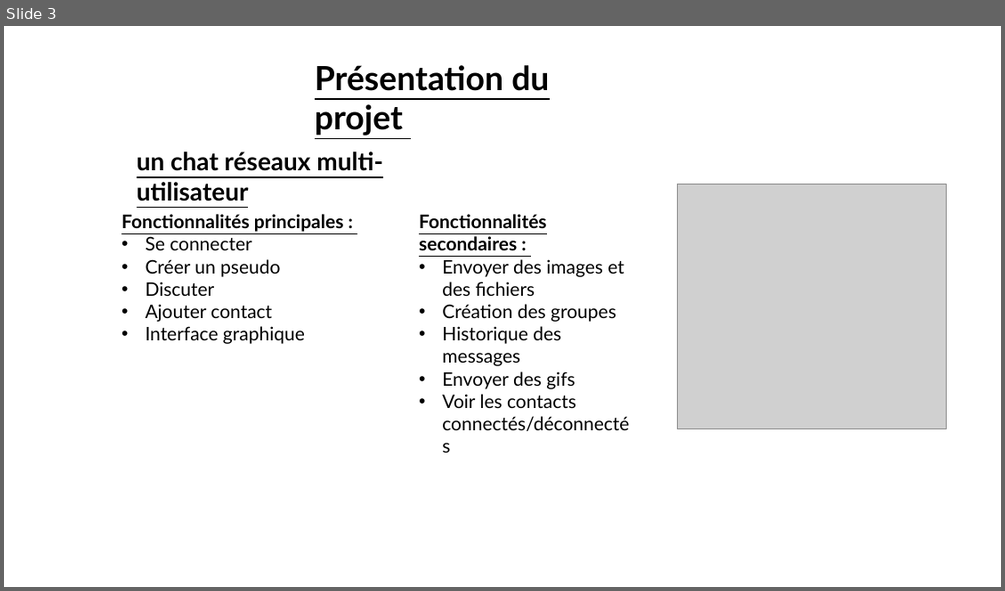
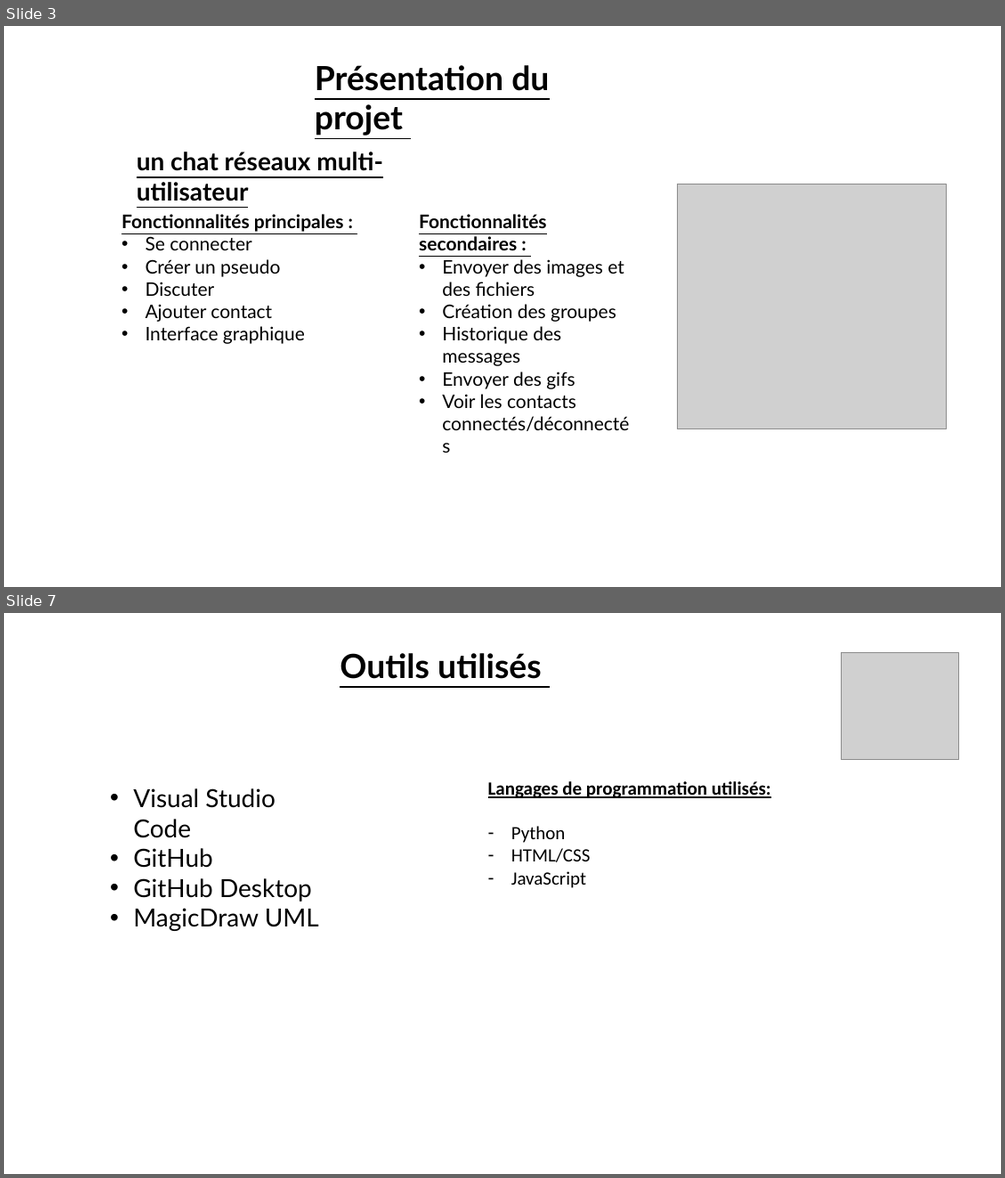
Before and after one commit to vento11b/mini-projet2, a slide deck: Présentation/TOKI.pptx. Shown one above the other, each under a label of ours: slide 3 before the commit, slides 3 and 7 after it; the slides between them are not shown. The pictures are 1005x591 and 1005x1178 pixels, drawn with LibreOffice and Linux fonts; fonts in the diff are those of the drawing; grey boxes stand for pictures. Boxes give left, top, right and bottom in pixels: in the first picture for what was removed or moved away, otherwise in the second. Text is boxed around its words. In the diff, an @@ line names an element or a change of style, - is before the commit and + after.

```diff
--- a/Présentation/TOKI.pptx
+++ b/Présentation/TOKI.pptx
@@ slide 7 added at (x1=4, y1=613, x2=1001, y2=1174), background #FFFFFF @@
@@ text added at (x1=340, y1=653, x2=542, y2=679), 32 pt, text #000000, bold, underline @@
+Outils utilisés
@@ picture added at (x1=841, y1=653, x2=958, y2=760) @@
@@ text added at (x1=133, y1=788, x2=319, y2=931), 24 pt, text #000000 @@
+• Visual Studio Code
+• GitHub
+• GitHub Desktop
+• MagicDraw UML
@@ text added at (x1=488, y1=781, x2=771, y2=888), 18 pt, text #000000, bold, underline @@
+Langages de programmation utilisés:
+– Python
+– HTML/CSS
+– JavaScript
```
Also in this commit, not shown: 2 slides changed, 3 other slides added, 2 other files.
